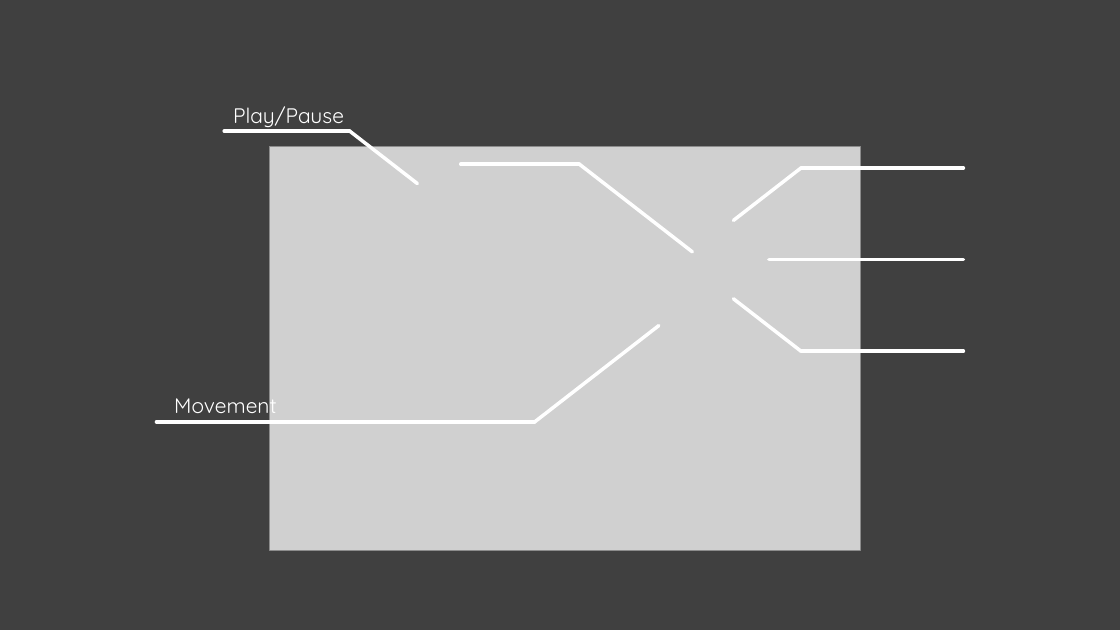
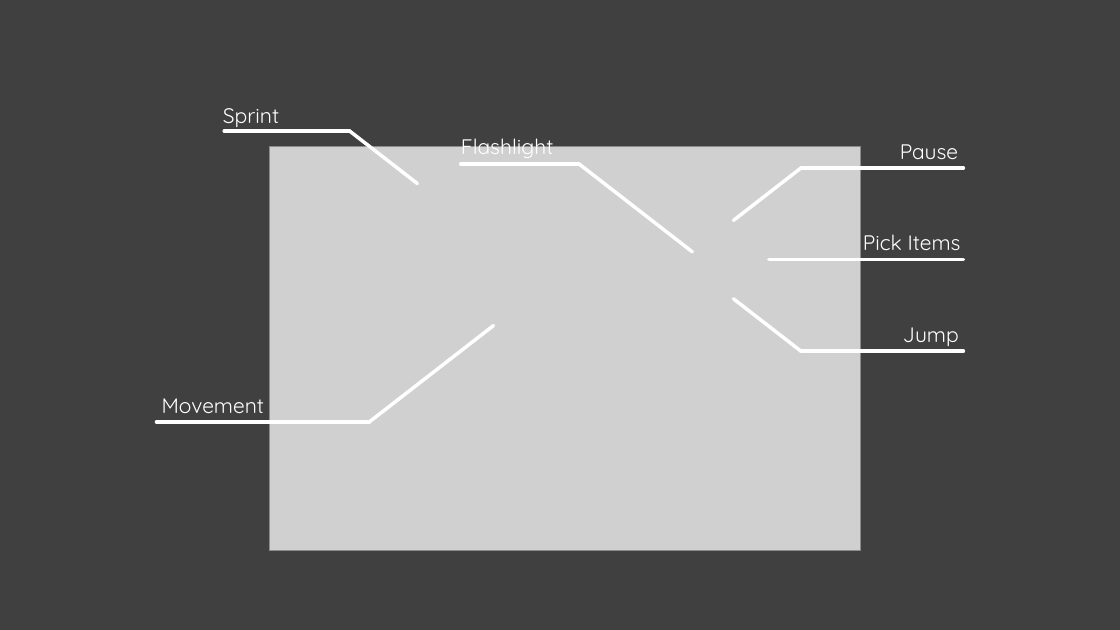
Before and after one commit to ShrutiSabbanii/VRHorror, a slide deck: slide 23 of SRS.pptx. Drawn at 1120x630 pixels with LibreOffice and Linux fonts; fonts in the diff are those of the drawing; grey boxes stand for pictures. Boxes give left, top, right and bottom in pixels: in the first picture for what was removed or moved away, otherwise in the second. Text is boxed around its words. In the diff, an @@ line names an element or a change of style, - is before the commit and + after.

```diff
--- a/SRS.pptx
+++ b/SRS.pptx
@@ text at (223,108,279,127): text changed @@
-Play/Pause
+Sprint
@@ text added at (461,132,553,159), 18 pt, text #FFFFFF @@
+Flashlight
@@ text added at (900,144,958,159), 18 pt, text #FFFFFF @@
+Pause
@@ text added at (863,234,961,250), 18 pt, text #FFFFFF @@
+Pick Items
@@ line moved from (659, 326) - (535, 422) to (494, 326) - (370, 422) @@
@@ text added at (903,327,959,346), 18 pt, text #FFFFFF @@
+Jump
@@ text "Movement" rewrapped from (174,391,276,418) to (162,398,264,413) @@
@@ line moved from (534, 422) - (156, 422) to (370, 422) - (156, 422) @@
```
Also in this commit, not shown: 1 other file.
